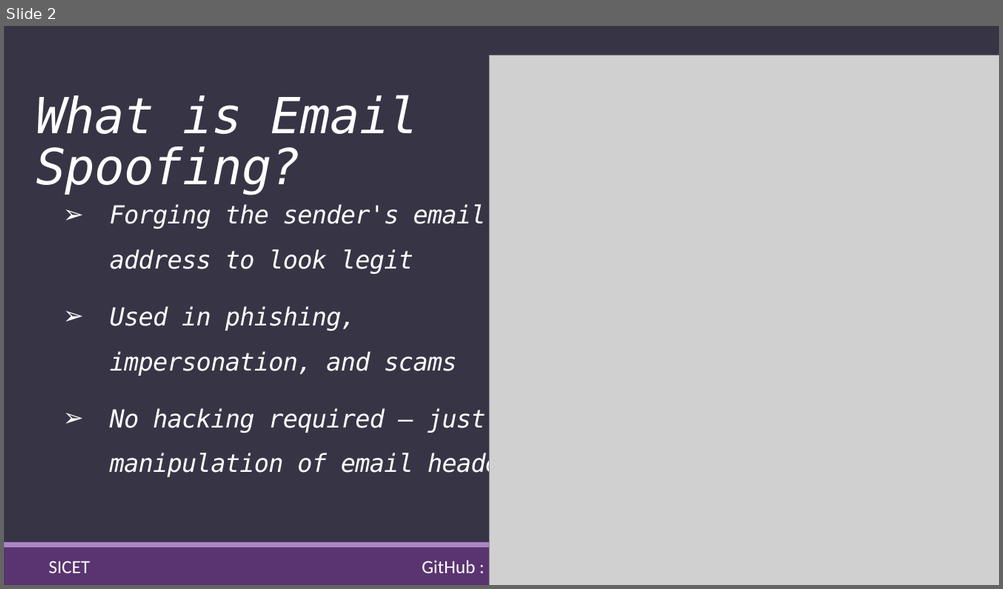
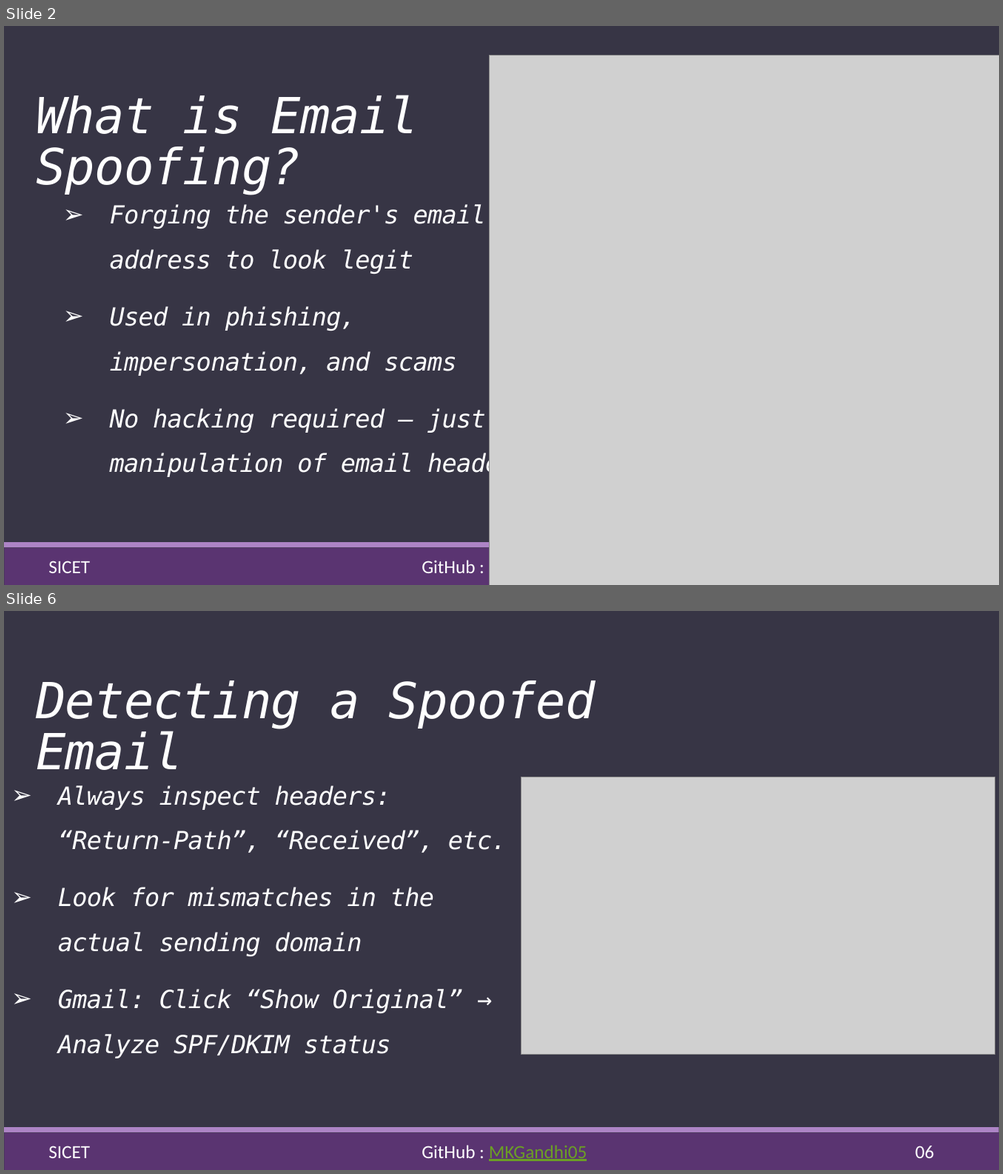
Before and after one commit to MKGandhi05/MyPPTs, a slide deck: B-Tech III-II CS Email-Spoofing-Instance/Presentation.pptx. Shown one above the other, each under a label of ours: slide 2 before the commit, slides 2 and 6 after it; the slides between them are not shown. The pictures are 1003x589 and 1003x1174 pixels, drawn with LibreOffice and Linux fonts; fonts in the diff are those of the drawing; grey boxes stand for pictures. Boxes give left, top, right and bottom in pixels: in the first picture for what was removed or moved away, otherwise in the second. Text is boxed around its words. In the diff, an @@ line names an element or a change of style, - is before the commit and + after.

```diff
--- a/B-Tech III-II CS Email-Spoofing-Instance/Presentation.pptx
+++ b/B-Tech III-II CS Email-Spoofing-Instance/Presentation.pptx
@@ slide 6 added at (4,611,999,1170), background #373545; not listed: 2 template elements that a slide beside it also shows @@
@@ text added at (36,681,595,770), 48 pt, text #FFFFFF, italic @@
+Detecting a Spoofed Email
@@ text added at (58,786,506,1059), 24 pt, text #FFFFFF, italic @@
+➢ Always inspect headers: “Return-Path”, “Received”, etc.
+➢ Look for mismatches in the actual sending domain
+➢ Gmail: Click “Show Original” → Analyze SPF/DKIM status
@@ picture added at (521,777,995,1055) @@
@@ text added at (48,1145,934,1162), 18 pt, text #FFFFFF @@
+SICET GitHub : MKGandhi05 06
```
Also in this commit, not shown: 1 slide changed, 5 other slides added, 5 other files.
